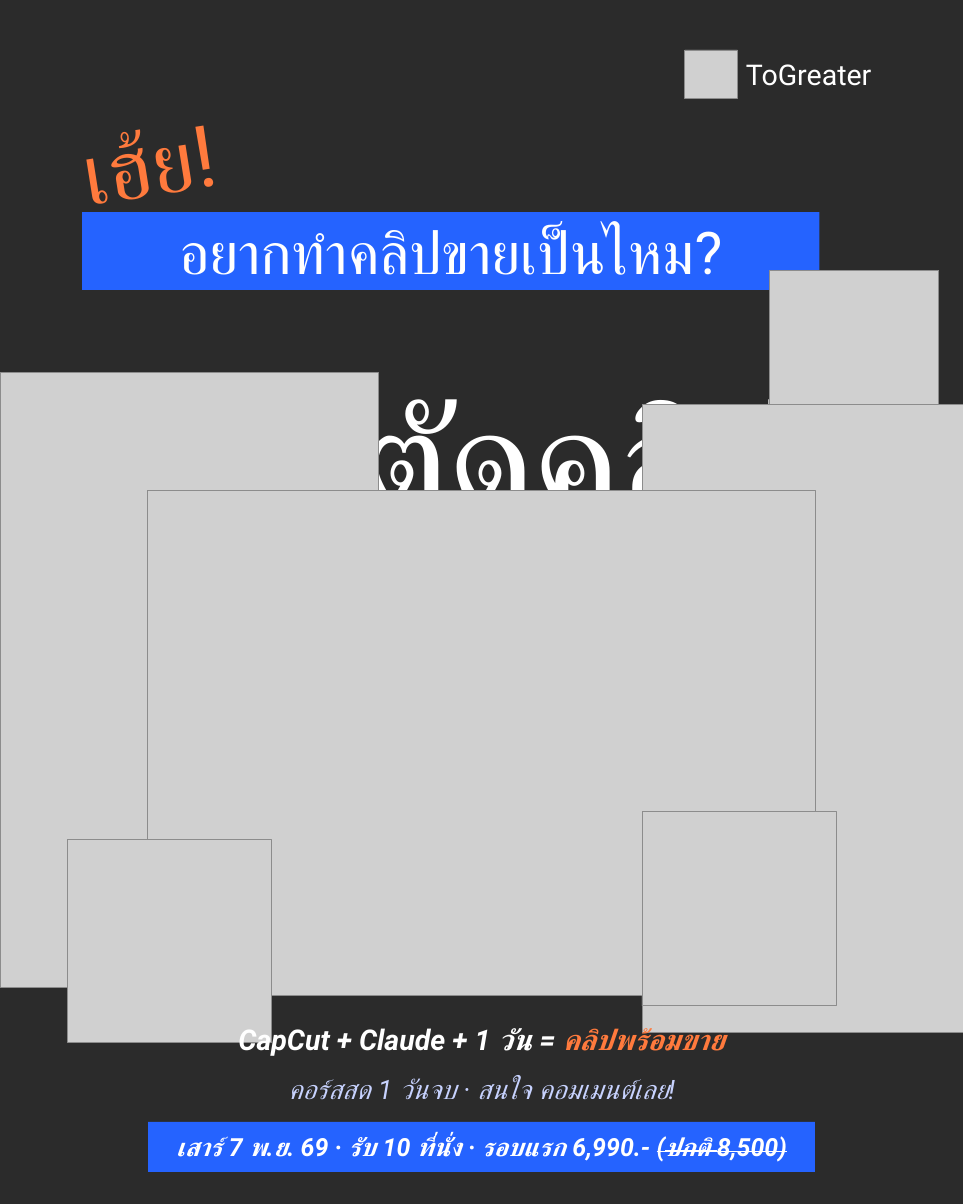
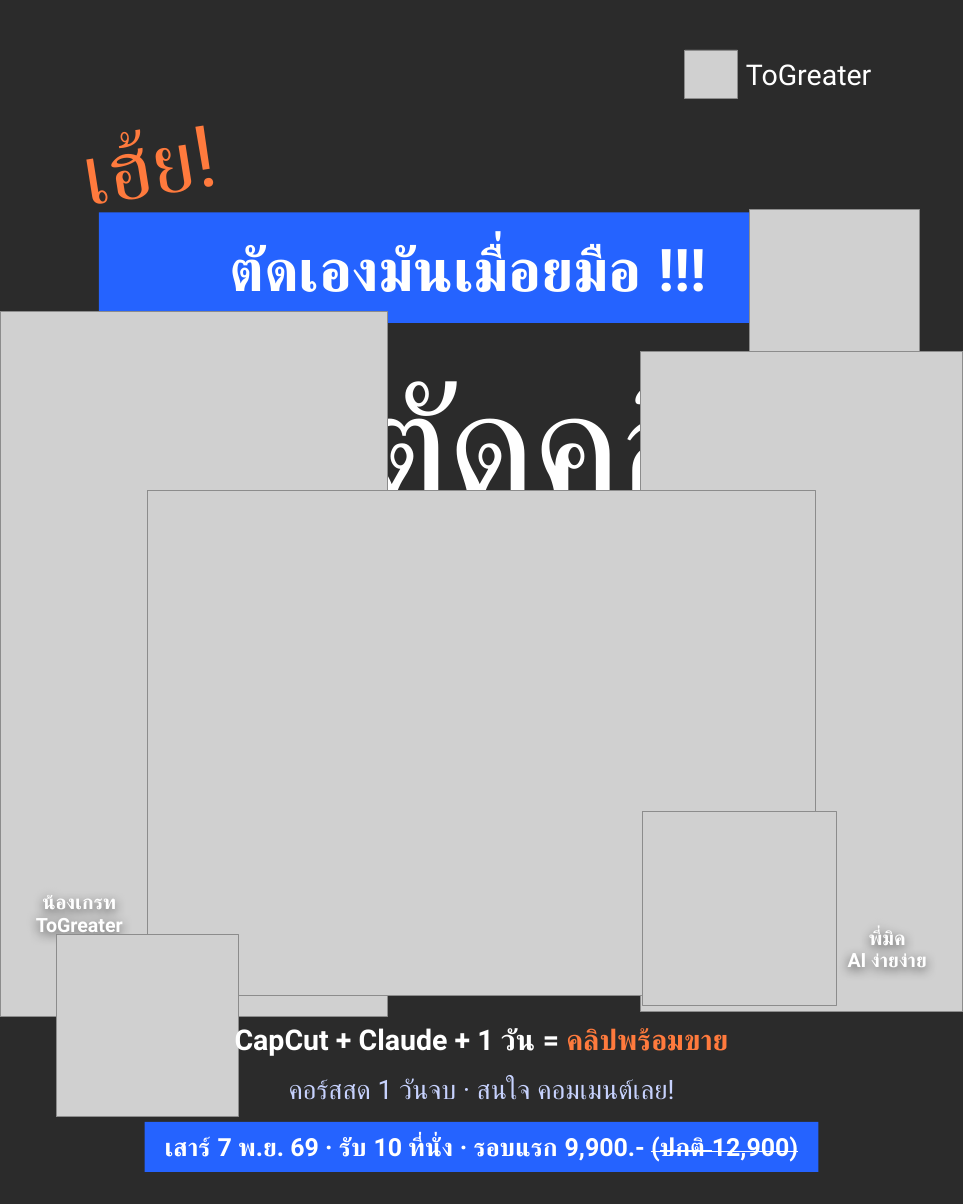
Before and after one commit to sarunporn-ui/dsme-2026, a slide deck: slide 1 of poster/ai-capcut-1day-v5.pptx. Drawn at 963x1204 pixels with LibreOffice and Linux fonts; fonts in the diff are those of the drawing; grey boxes stand for pictures; background and template pictures are left out; a plain dark background stands for a picture behind light text. Boxes give left, top, right and bottom in pixels: in the first picture for what was removed or moved away, otherwise in the second. Text is boxed around its words. In the diff, an @@ line names an element or a change of style, - is before the commit and + after.

```diff
--- a/poster/ai-capcut-1day-v5.pptx
+++ b/poster/ai-capcut-1day-v5.pptx
@@ rectangle "ตัดเองมันเมื่อยมือ !!!" resized from (x1=82, y1=212, x2=819, y2=290) to (x1=99, y1=212, x2=836, y2=323) @@
@@ picture moved from (x1=770, y1=270, x2=939, y2=440) to (x1=750, y1=210, x2=919, y2=379) @@
@@ text in rectangle at (x1=229, y1=245, x2=642, y2=292): text changed; bold on @@
-อยากทำคลิปขายเป็นไหม?
+ตัดเองมันเมื่อยมือ !!!
@@ picture resized from (x1=0, y1=372, x2=379, y2=987) to (x1=0, y1=312, x2=387, y2=1017) @@
@@ text "AI ตัดคลิป" rewrapped from (x1=170, y1=371, x2=793, y2=491) to (x1=170, y1=376, x2=793, y2=491) @@
@@ picture resized from (x1=643, y1=405, x2=963, y2=1032) to (x1=640, y1=351, x2=963, y2=1011) @@
@@ picture removed at (x1=68, y1=839, x2=271, y2=1043) @@
@@ text added at (x1=36, y1=895, x2=123, y2=938), 16.5 pt, text #FFFFFF, bold @@
+น้องเกรท
+ToGreater
@@ picture added at (x1=56, y1=935, x2=238, y2=1116) @@
@@ text added at (x1=848, y1=930, x2=927, y2=967), 16.5 pt, text #FFFFFF, bold @@
+พี่มิค
+AI ง่ายง่าย
@@ text "CapCut + Claude + 1 ..." at (x1=235, y1=1024, x2=728, y2=1058): italic off @@
@@ text "คอร์สสด 1 วันจบ · สนใจ ..." at (x1=289, y1=1078, x2=674, y2=1100): italic off @@
@@ text in rectangle at (x1=165, y1=1136, x2=798, y2=1162): text changed; italic off @@
-เสาร์ 7 พ.ย. 69 · รับ 10 ที่นั่ง · รอบแรก 6,990.- (ปกติ 8,500)
+เสาร์ 7 พ.ย. 69 · รับ 10 ที่นั่ง · รอบแรก 9,900.- (ปกติ 12,900)
```
Also in this commit, not shown: 12 other files.
